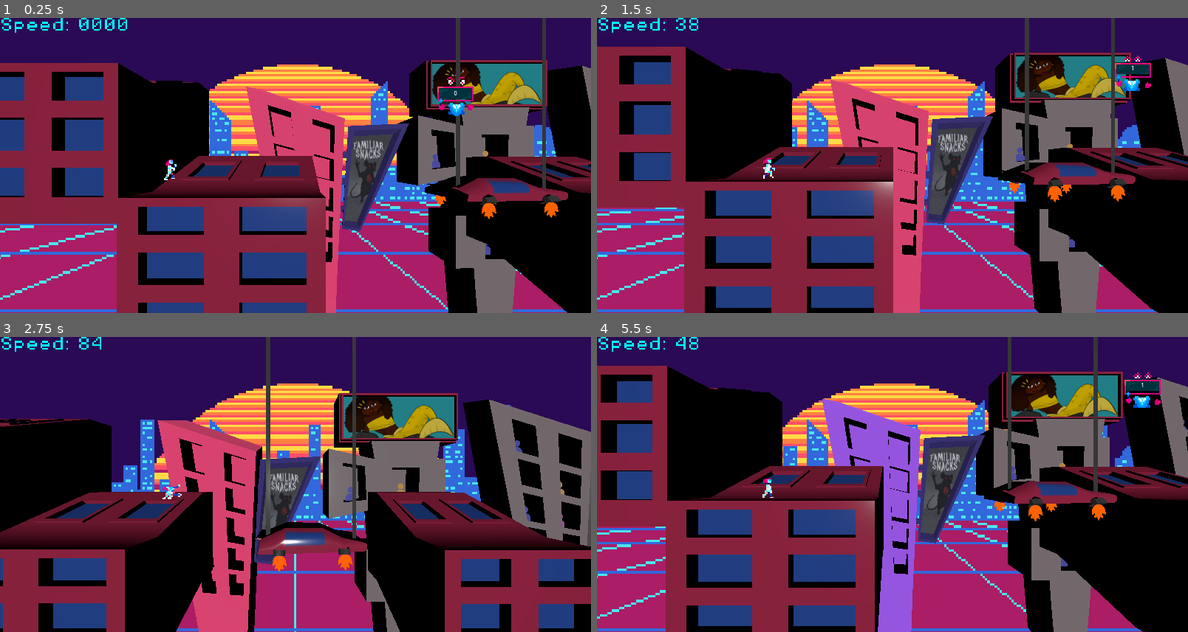
Above: before the commit, frames 1-4 (two rows, left to right).
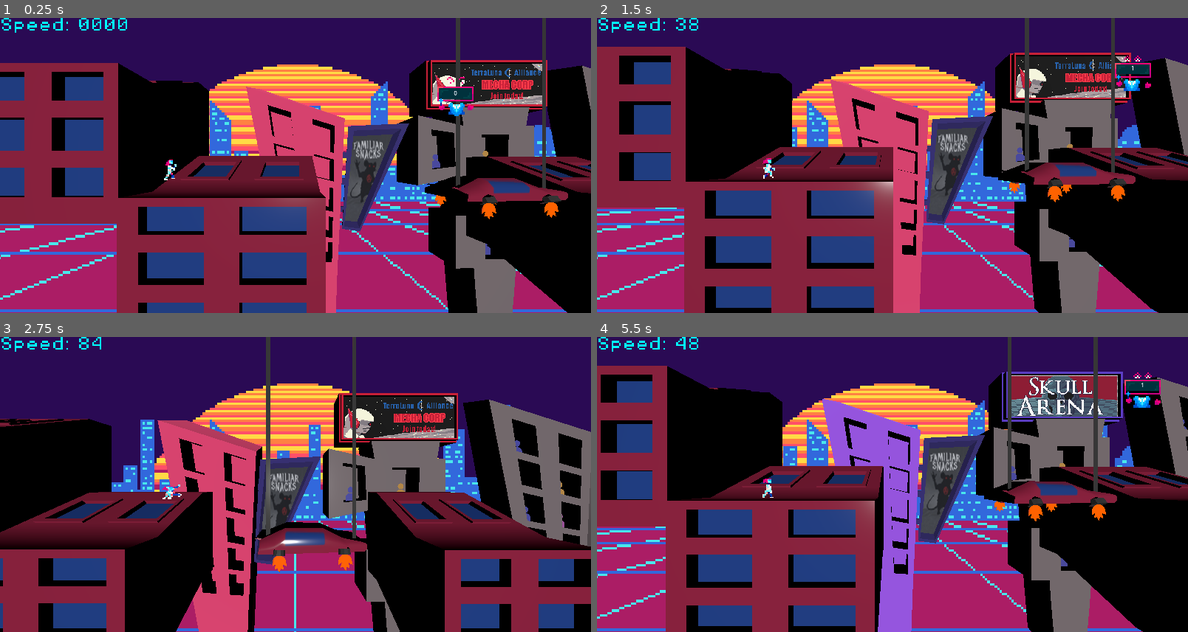
Above: after the commit, the same moments.

Repository: NebulaCoffee/SKG2026-score-gameshow
Game: Godot game, scene res://Scenes/LevelChunks/start.tscn
Two runs of this game, one before a commit and one after it. Both use one fixed random seed, a clock stepped at 60 frames per second and the inputs below. This scene is started directly instead of the project's main scene.
Inputs:
- Up to frame 1 (0.25 s): no input
- Up to frame 2 (1.5 s): hold Right (ui_right) 0.53-1.28 s; tap Shift (slide) at 0.6, 1.35 s; tap Space (jump) at 0.77 s; hold Left (ui_left) from 1.28 s (still down)
- Up to frame 3 (2.75 s): tap Space (jump) at 1.52 s; release Left (ui_left) at 2.03 s; hold Right (ui_right) from 2.03 s (still down); tap Shift (slide) at 2.1 s
- Up to frame 4 (5.5 s): tap Shift (slide) every 0.75 s from 2.85 to 5.1 s; tap Space (jump) at 3.02, 3.77, 4.52 s; release Right (ui_right) at 3.53 s; hold Left (ui_left) from 3.53 s (still down)

The runs differ from the first frame. In frame 1, 2.5% of the frame differs, in the area x 72-93%, y 14-31%; in frame 2, 2.6%; in frame 3, 2.8%; in frame 4, 2.8%, in the area x 68-89%, y 11-29%.

Commit message:
Absolute last push (maybe)

Diff:
--- a/Scripts/billboard.gd
+++ b/Scripts/billboard.gd
@@ -4,7 +4,7 @@
 const MAT_FOL = "res://Assets/3D/Textures/billboard_mats/"
 
 func _ready() -> void:
-	match randi_range(0,4):
+	match randi_range(0,3):
 		0:load_texture(MAT_FOL + "mecha.tres")
 		1:load_texture(MAT_FOL + "nebula.tres")
 		2:load_texture(MAT_FOL + "skull.tres")
